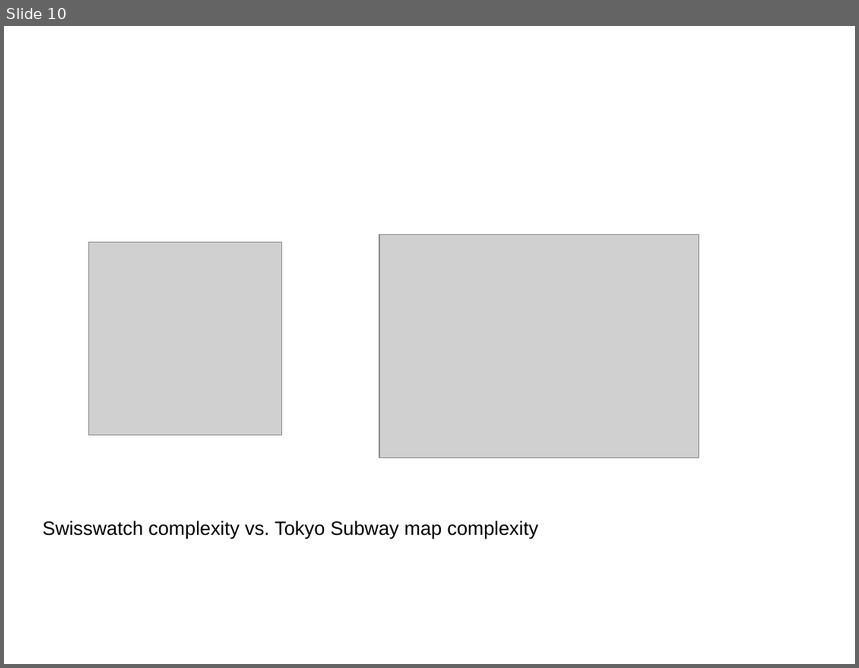
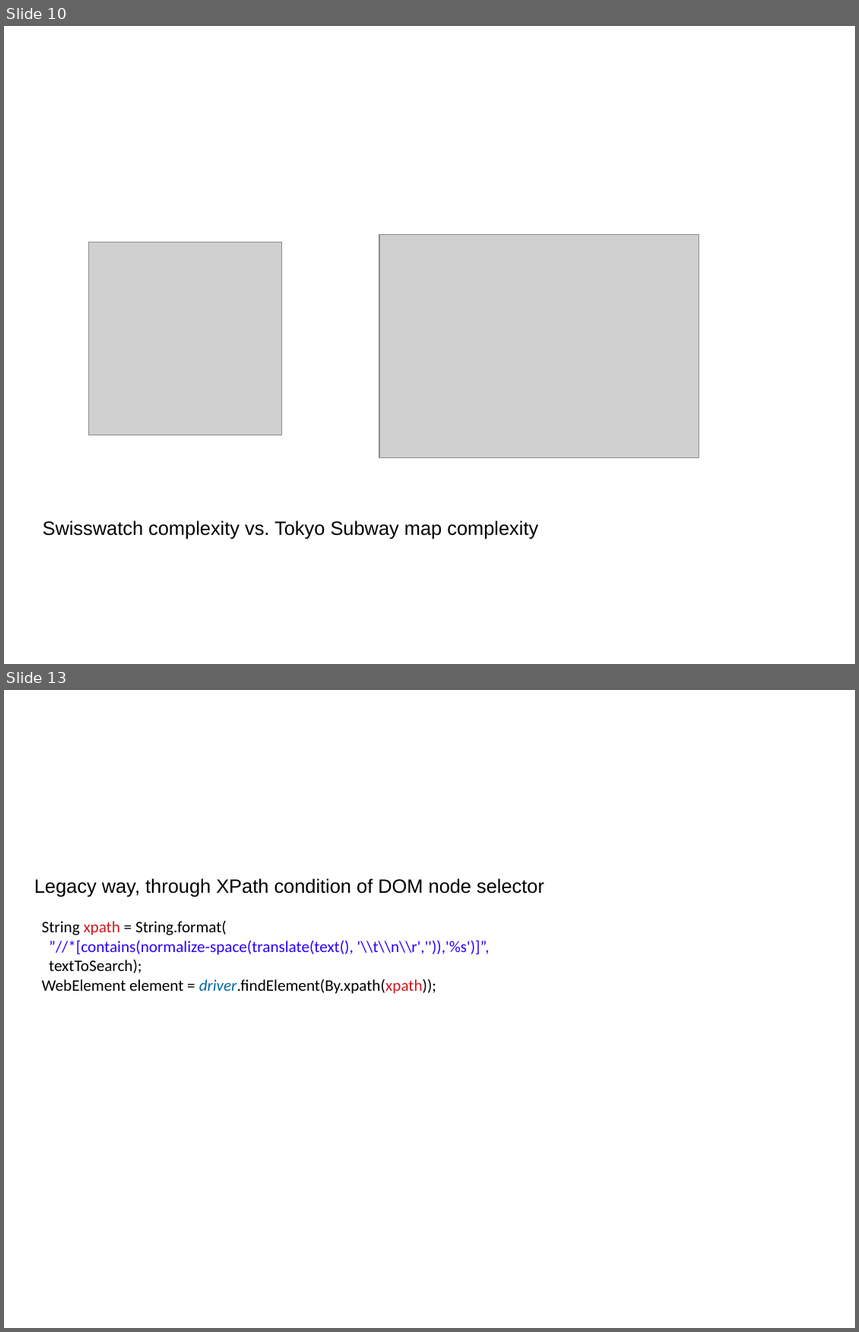
Before and after one commit to sergueik/selenium_java, a slide deck: protractor/jProtractor.odp. Shown one above the other, each under a label of ours: slide 10 before the commit, slides 10 and 13 after it; the slides between them are not shown. The pictures are 859x668 and 859x1332 pixels, drawn with LibreOffice and Linux fonts; fonts in the diff are those of the drawing; grey boxes stand for pictures; background and template pictures are left out. Boxes give left, top, right and bottom in pixels: in the first picture for what was removed or moved away, otherwise in the second. Text is boxed around its words. In the diff, an @@ line names an element or a change of style, - is before the commit and + after.

```diff
--- a/protractor/jProtractor.odp
+++ b/protractor/jProtractor.odp
@@ slide 13 added at box(4, 690, 855, 1328), background #FFFFFF @@
@@ title added at box(47, 716, 702, 822), 41.4 pt, text #FFFFFF, bold @@
+Non-Protractor example, contd.
@@ text added at box(34, 878, 544, 897), 18 pt, text #000000 @@
+Legacy way, through XPath condition of DOM node selector
@@ text added at box(42, 920, 490, 994), 15 pt, text #000000 @@
+String xpath = String.format(
+”//*[contains(normalize-space(translate(text(), '\\t\\n\\r','')),'%s')]”,
+textToSearch);
+WebElement element = driver.findElement(By.xpath(xpath));
```
Also in this commit, not shown: 3 slides changed, 2 other slides added, 1 other file.
